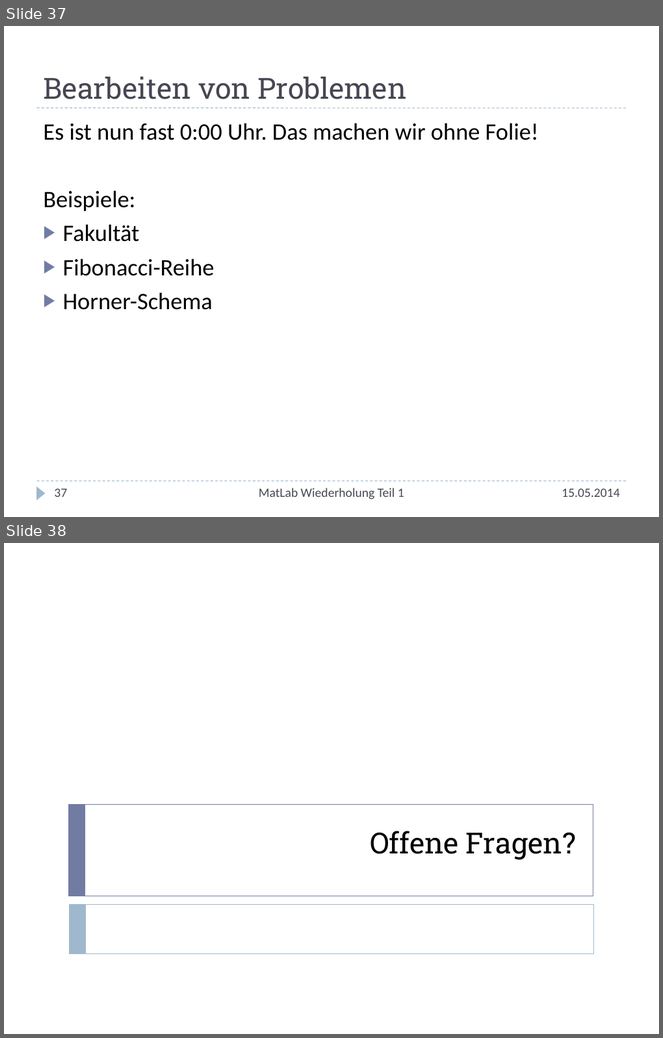
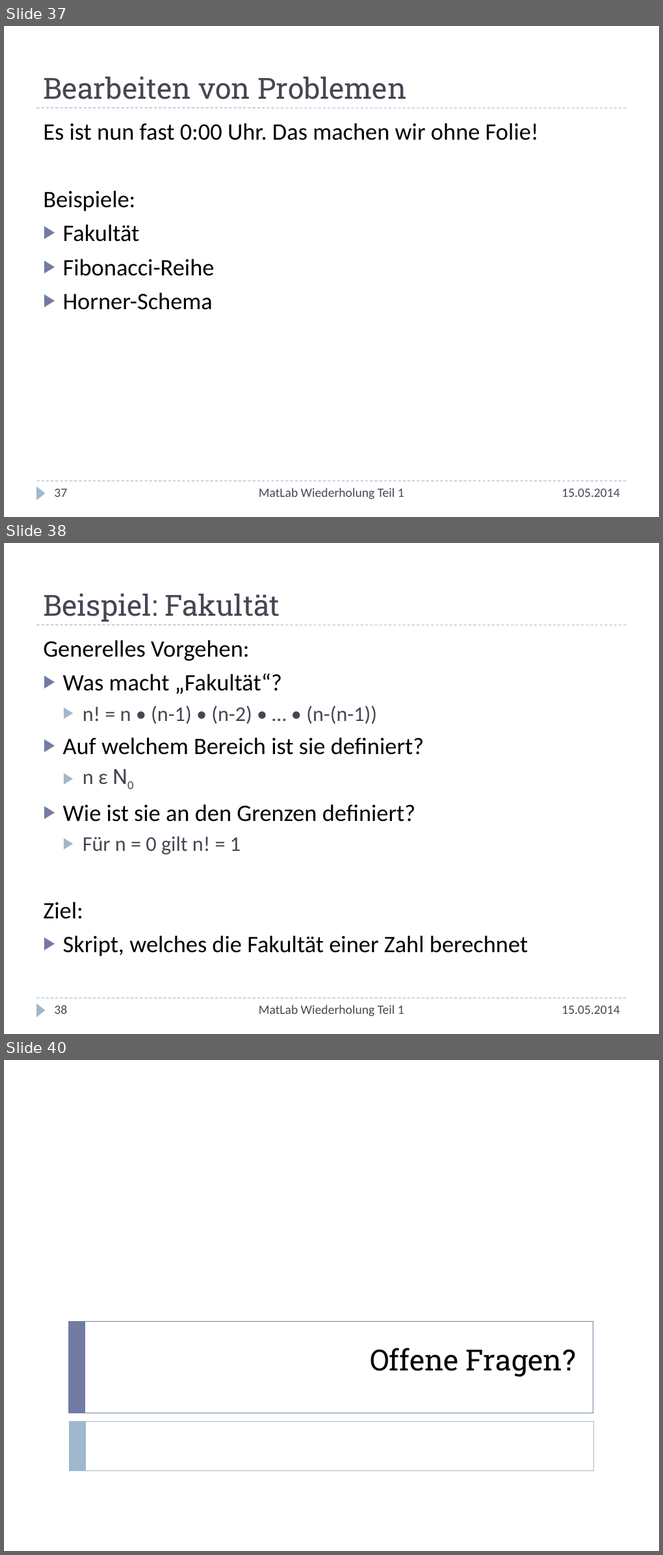
Before and after one commit to nhochberger/uni, a slide deck: MatLab-Wiederholung/Wiederholung.pptx. Shown one above the other, each under a label of ours: slides 37 and 38 before the commit, slides 37, 38 and 40 after it; the slides between them are not shown. The pictures are 663x1038 and 663x1555 pixels, drawn with LibreOffice and Linux fonts; fonts in the diff are those of the drawing. Boxes give left, top, right and bottom in pixels: in the first picture for what was removed or moved away, otherwise in the second. Text is boxed around its words. In the diff, an @@ line names an element or a change of style, - is before the commit and + after.

Commit message:
In Arbeit: - Beispiel Fakultät

```diff
--- a/MatLab-Wiederholung/Wiederholung.pptx
+++ b/MatLab-Wiederholung/Wiederholung.pptx
@@ slide 38 added at [4, 543, 659, 1034], background #FFFFFF; not listed: 3 template elements that a slide beside it also shows @@
@@ title added at [43, 594, 280, 622], 32 pt, text #464653 @@
+Beispiel: Fakultät
@@ text added at [43, 640, 528, 956], 26 pt, text #000000 @@
+Generelles Vorgehen:
+▶ Was macht „Fakultät“?
+  ▶ n! = n • (n-1) • (n-2) • … • (n-(n-1))
+▶ Auf welchem Bereich ist sie definiert?
+  ▶ n ε N0
+▶ Wie ist sie an den Grenzen definiert?
+  ▶ Für n = 0 gilt n! = 1
+Ziel:
+▶ Skript, welches die Fakultät einer Zahl berechnet
@@ page number added at [54, 1005, 67, 1014], 14 pt, text #464653 @@
+38
@@ text added at [259, 1005, 404, 1017], 14 pt, text #464653 @@
+MatLab Wiederholung Teil 1
@@ text added at [562, 1006, 620, 1014], 14 pt, text #464653 @@
+15.05.2014
@@ what was slide 38 is now slide 40 @@
```
Also in this commit, not shown: 1 other slide added.
